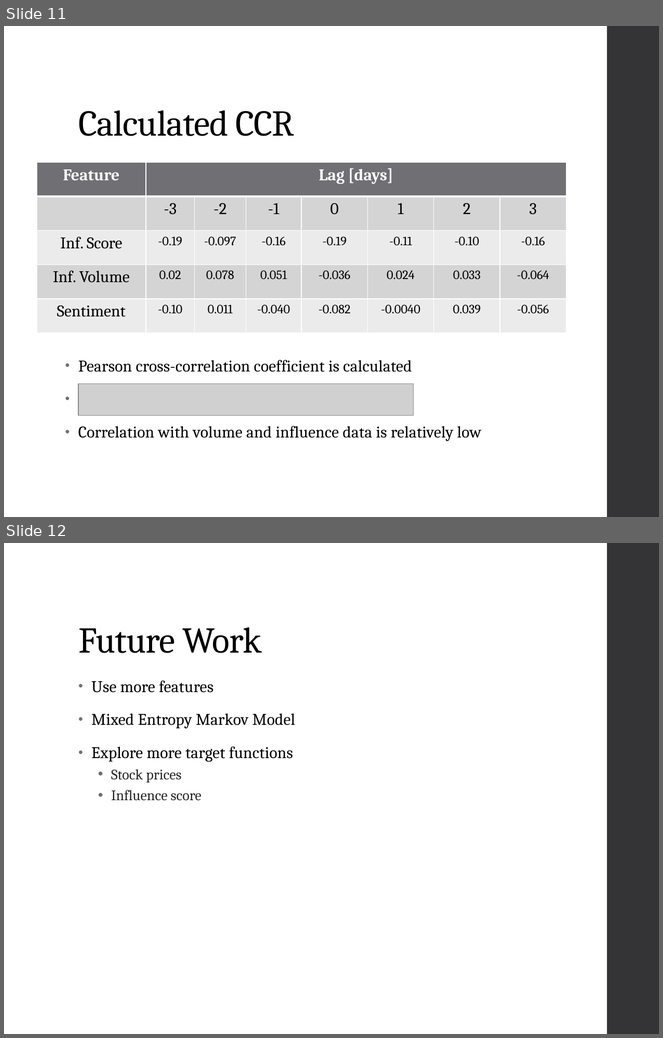
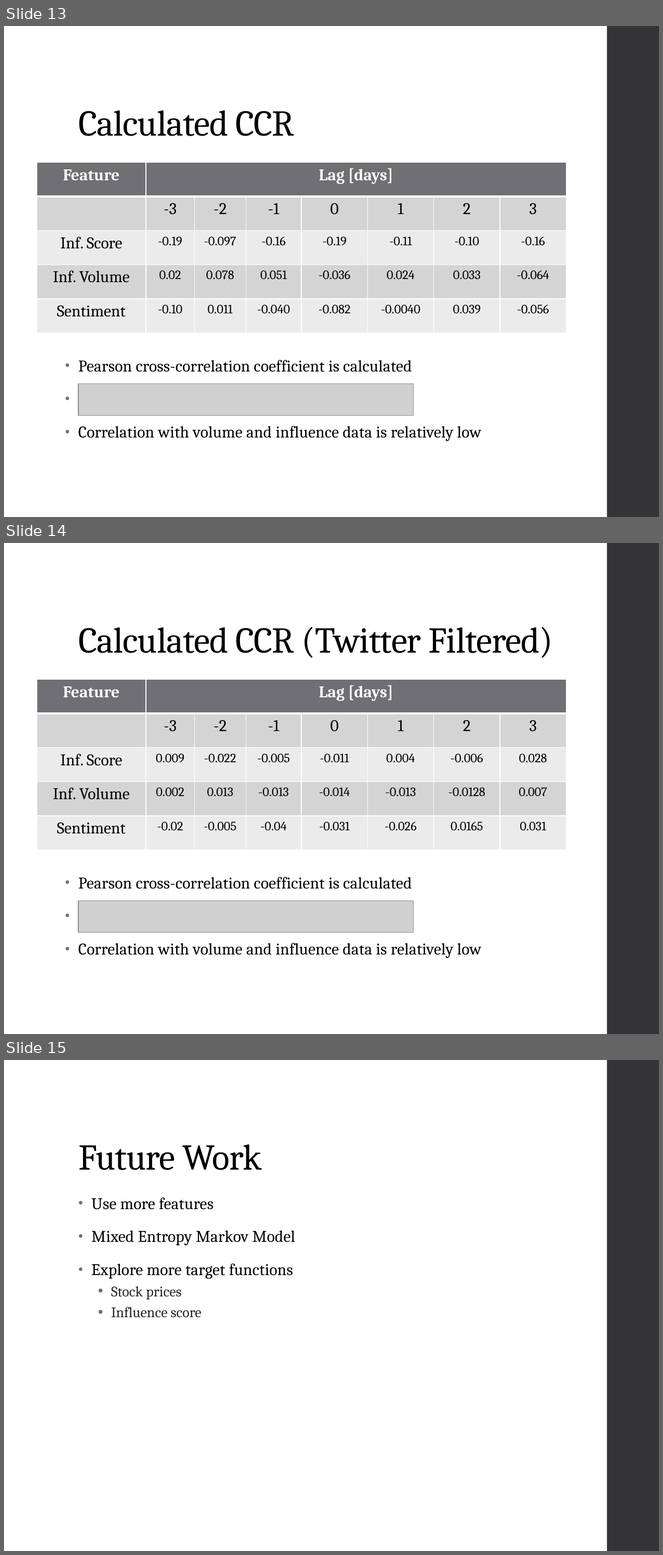
Before and after one commit to wizdes/InfluencePrediction, a slide deck: presentation.pptx. Shown one above the other, each under a label of ours: slides 11 and 12 before the commit, slides 13, 14 and 15 after it. The pictures are 663x1038 and 663x1555 pixels, drawn with LibreOffice and Linux fonts; fonts in the diff are those of the drawing; grey boxes stand for pictures. Boxes give left, top, right and bottom in pixels: in the first picture for what was removed or moved away, otherwise in the second. Text is boxed around its words. In the diff, an @@ line names an element or a change of style, - is before the commit and + after.

Commit message:
updated the presentation with twitter data

```diff
--- a/presentation.pptx
+++ b/presentation.pptx
@@ slide 14 added at (x1=4, y1=543, x2=659, y2=1034), background #FFFFFF; not listed: 1 template element that a slide beside it also shows @@
@@ title added at (x1=78, y1=627, x2=553, y2=658), 40 pt, text #000000 @@
+Calculated CCR (Twitter Filtered)
@@ table added at (x1=37, y1=679, x2=567, y2=850), 5 rows, 8 columns @@
+Feature | Lag [days] |  |  |  |  |  | 
+ | -3 | -2 | -1 | 0 | 1 | 2 | 3
+Inf. Score | 0.009 | -0.022 | -0.005 | -0.011 | 0.004 | -0.006 | 0.028
+Inf. Volume | 0.002 | 0.013 | -0.013 | -0.014 | -0.013 | -0.0128 | 0.007
+Sentiment | -0.02 | -0.005 | -0.04 | -0.031 | -0.026 | 0.0165 | 0.031
@@ text added at (x1=78, y1=877, x2=482, y2=958), 18 pt, text #000000 @@
+• Pearson cross-correlation coefficient is calculated
+• Correlation with volume and influence data is relatively low
@@ picture added at (x1=79, y1=901, x2=414, y2=933) @@
@@ what was slide 11 is now slide 13 @@
@@ what was slide 12 is now slide 15 @@
```
Also in this commit, not shown: 2 slides changed, 3 other slides added.
